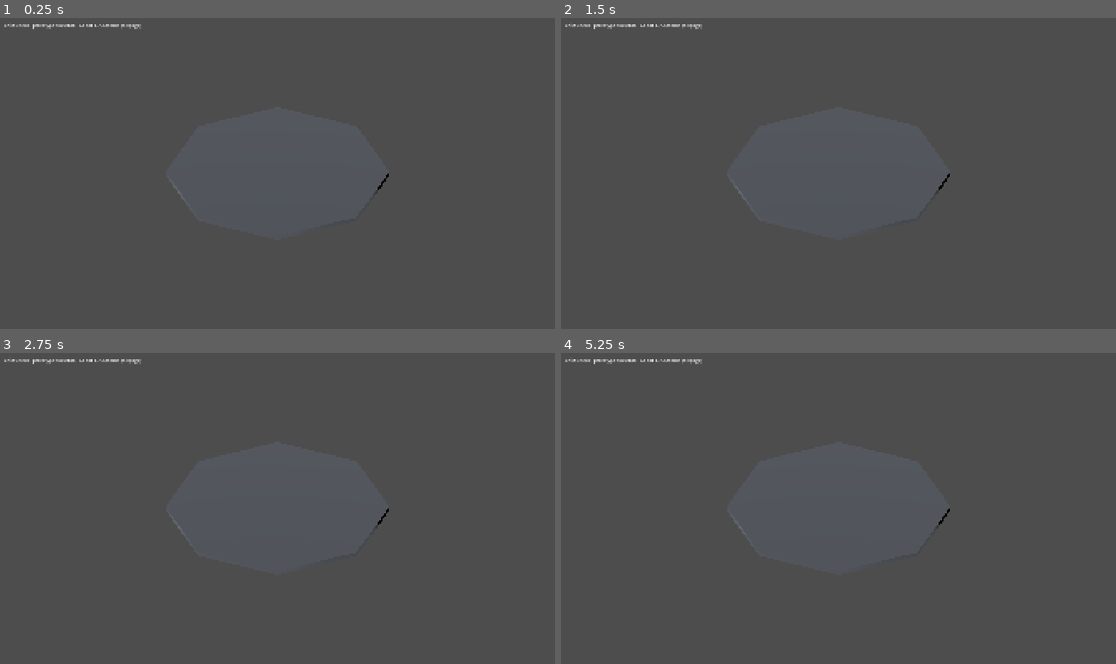
Above: before the commit, frames 1-4 (two rows, left to right).
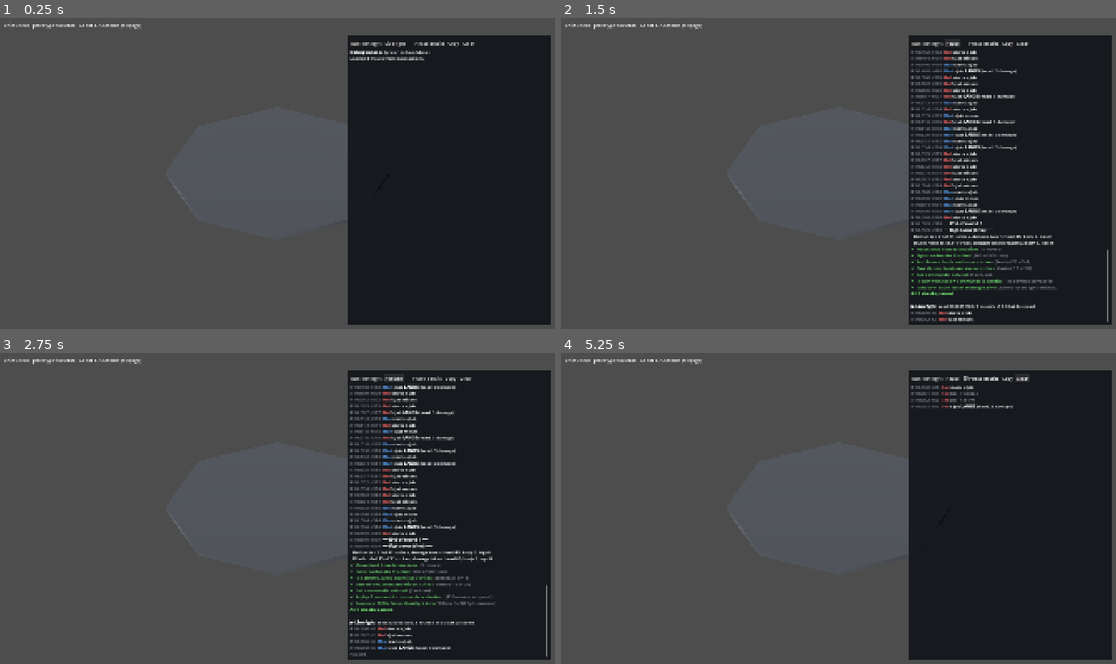
Above: after the commit, the same moments.

Repository: Dazedgenie/DazedMMA
Game: Godot game, scene res://game/main.tscn
Two runs of this game, one before a commit and one after it. Both use one fixed random seed, a clock stepped at 60 frames per second and the inputs below.
Inputs (mouse positions are in pixels of both pictures, inside the frame that each line leads up to):
- Up to frame 1 (0.25 s): no input
- Up to frame 2 (1.5 s): click (927, 42) at 0.5 s, where only the run after the commit has a clickable "Run test fight"; click (955, 42) at 1.25 s, where only the run after the commit has a clickable "Live fight"
- Up to frame 3 (2.75 s): click (394, 377) at 2 s, where only the run after the commit has a clickable "Pause"
- Up to frame 4 (5.25 s): click (955, 377) at 2.75 s, where only the run after the commit has a clickable "Resume"; click (982, 377) at 3.5 s, where only the run after the commit has a clickable "Phase details"; click (1005, 377) at 4.25 s, where only the run after the commit has a clickable "Copy"; click (1021, 377) at 5 s, where only the run after the commit has a clickable "Clear"

The runs differ from the first frame. In frame 1, 34% of the frame differs, in the area x 62-100%, y 5-99%; in frame 2, 32%; in frame 3, 32%; in frame 4, 34%.

Commit message:
Add in-game debug console with a "Run test fight" self-check
A console panel in the main scene prints fight engine events as readable
lines. "Run test fight" plays a one-round check fight and reports seven
pass/fail checks (data loads, bell, strikes, refused command, replay,
speed); "Live fight" plays a full fight at 2x speed. Toggle with `.

Co-Authored-By: Claude Opus 5.5 <noreply@anthropic.com>
Claude-Session: https://claude.ai/code/session_01Jb3zoqnAhQHUjvUpixKNmA

Diff:
--- a/game/main.tscn
+++ b/game/main.tscn
@@ -1,6 +1,7 @@
-[gd_scene load_steps=4 format=3]
+[gd_scene load_steps=5 format=3]
 
 [ext_resource type="Script" path="res://game/main.gd" id="1"]
+[ext_resource type="Script" path="res://ui/debug_console.gd" id="2"]
 
 [sub_resource type="CylinderMesh" id="ArenaMesh"]
 top_radius = 5.0
@@ -33,3 +34,6 @@
 offset_top = 16.0
 offset_right = 800.0
 offset_bottom = 48.0
+
+[node name="DebugConsole" type="PanelContainer" parent="UI"]
+script = ExtResource("2")
--- /dev/null
+++ b/game/sim_check.gd
@@ -0,0 +1,80 @@
+class_name SimCheck
+extends RefCounted
+## A short self-check fight for the debug console's "Run test fight" button.
+##
+## Plays one 60-second round with a few scripted commands (one deliberately bad),
+## then replays it from seed + command log and checks that the core pieces work:
+## data loads, the clock reaches the bell, strikes land and miss, bad commands are
+## refused, and the replay is identical (docs/04-tech-and-production.md §2.2).
+
+const ROUND_SECONDS: int = 60
+
+## The fight that was checked, so the console can print its events.
+var sim: FightSim
+## [{name, passed, detail}] in the order they were checked.
+var results: Array[Dictionary] = []
+var elapsed_ms: float = 0.0
+
+
+static func run(fight_seed: int, actions: ActionLibrary = null) -> SimCheck:
+	var check := SimCheck.new()
+	check._run(fight_seed, actions if actions != null else ActionLibrary.load_dir())
+	return check
+
+
+func passed() -> bool:
+	for r in results:
+		if not r.passed:
+			return false
+	return not results.is_empty()
+
+
+static func default_fighters() -> Array[FighterState]:
+	return [
+		FighterState.new("Red", { "boxing": 60, "speed": 55, "striking_defense": 50 }),
+		FighterState.new("Blue", { "boxing": 50, "speed": 50, "striking_defense": 55 }),
+	]
+
+
+func _run(fight_seed: int, actions: ActionLibrary) -> void:
+	_check("Moves load from data/actions", actions.ids().size() > 0, "%d moves" % actions.ids().size())
+	if actions.ids().is_empty():
+		return
+
+	var started: int = Time.get_ticks_usec()
+	sim = FightSim.new(fight_seed, default_fighters(), actions, 1, ROUND_SECONDS)
+	sim.submit(FightCommand.queue_action(20, 0, "body_kick"))
+	sim.submit(FightCommand.queue_action(40, 1, "double_leg"))
+	sim.submit(FightCommand.queue_action(60, 0, "not_a_real_move"))
+	sim.run_to_end()
+	elapsed_ms = (Time.get_ticks_usec() - started) / 1000.0
+
+	var expected_ticks: int = ROUND_SECONDS * FightClock.TICKS_PER_SECOND
+	_check("Fight reaches the final bell", sim.is_over() and sim.now == expected_ticks,
+		"%d of %d ticks" % [sim.now, expected_ticks])
+	for f in sim.fighters:
+		_check("%s throws, lands and misses strikes" % f.name,
+			f.strikes_thrown > 0 and f.strikes_landed > 0 and f.strikes_landed < f.strikes_thrown,
+			"landed %d of %d" % [f.strikes_landed, f.strikes_thrown])
+	_check("Bad command is refused", _count(FightEvent.COMMAND_REJECTED) == 1,
+		"%d refused" % _count(FightEvent.COMMAND_REJECTED))
+
+	var replayed: FightSim = FightSim.replay(fight_seed, default_fighters(), actions, sim.command_log_as_dicts(), 1, ROUND_SECONDS)
+	_check("Replay from seed + commands is identical",
+		JSON.stringify(replayed.events_as_dicts()) == JSON.stringify(sim.events_as_dicts()),
+		"%d events compared" % sim.events.size())
+	# 60 fight-seconds at 1000x = 60 ms (docs/01 §2).
+	_check("Runs over 1000x faster than fight time", elapsed_ms < ROUND_SECONDS,
+		"%.1f ms for %d fight-seconds" % [elapsed_ms, ROUND_SECONDS])
+
+
+func _check(check_name: String, ok: bool, detail: String) -> void:
+	results.append({ "name": check_name, "passed": ok, "detail": detail })
+
+
+func _count(type: String) -> int:
+	var n: int = 0
+	for e in sim.events:
+		if e.type == type:
+			n += 1
+	return n
--- /dev/null
+++ b/tests/game/test_sim_check.gd
@@ -0,0 +1,16 @@
+extends GutTest
+## SimCheck: the short self-check fight behind the debug console's "Run test fight" button.
+
+
+func test_the_self_check_passes_on_a_healthy_build() -> void:
+	for fight_seed in [1, 2, 3, 99, 123456]:
+		var check: SimCheck = SimCheck.run(fight_seed)
+		for r in check.results:
+			assert_true(r.passed, "seed %d: %s (%s)" % [fight_seed, r.name, r.detail])
+		assert_true(check.passed())
+
+
+func test_the_self_check_fails_when_no_moves_load() -> void:
+	var check: SimCheck = SimCheck.run(1, ActionLibrary.new())
+	assert_false(check.passed())
+	assert_eq(check.results[0].name, "Moves load from data/actions")
--- /dev/null
+++ b/tests/ui/test_debug_console.gd
@@ -0,0 +1,14 @@
+extends GutTest
+## DebugConsole: the in-game developer console.
+
+
+func test_run_test_fight_prints_the_fight_and_a_pass_verdict() -> void:
+	var console := DebugConsole.new()
+	console.echo_to_output = false
+	add_child_autofree(console)
+	var check: SimCheck = console.run_test_fight()
+	var text: String = console._log.get_parsed_text()
+	assert_true(check.passed())
+	assert_string_contains(text, "Test fight")
+	assert_string_contains(text, "End of round 1")
+	assert_string_contains(text, "All %d checks passed." % check.results.size())
--- /dev/null
+++ b/tests/ui/test_fight_log_formatter.gd
@@ -0,0 +1,29 @@
+extends GutTest
+## FightLogFormatter: readable console lines for fight events.
+
+var _sim: FightSim
+
+
+func before_each() -> void:
+	_sim = FightSim.new(1, SimCheck.default_fighters(), ActionLibrary.load_dir())
+
+
+func _plain(bbcode: String) -> String:
+	return RegEx.create_from_string("\\[[^\\]]*\\]").sub(bbcode, "", true)
+
+
+func test_a_landed_strike_names_the_fighter_move_target_and_damage() -> void:
+	var e := FightEvent.new(34, 1, FightEvent.STRIKE_LANDED, 0, { "action_id": "jab", "target": "head", "damage": 3 })
+	assert_eq(_plain(FightLogFormatter.line(e, _sim)), "R1 0:03.4  t34  Red's Jab LANDS (head, 3 damage)")
+
+
+func test_time_is_counted_from_the_start_of_the_events_round() -> void:
+	var e := FightEvent.new(3000 + 615, 2, FightEvent.STRIKE_MISSED, 1, { "action_id": "jab", "target": "head" })
+	assert_eq(FightLogFormatter.time_label(e, 300), "R2 1:01.5")
+
+
+func test_only_the_start_of_a_move_is_shown_without_phase_details() -> void:
+	var start := FightEvent.new(0, 1, FightEvent.ACTION_PHASE, 0, { "action_id": "jab", "phase": "telegraph" })
+	var windup := FightEvent.new(1, 1, FightEvent.ACTION_PHASE, 0, { "action_id": "jab", "phase": "windup" })
+	assert_false(FightLogFormatter.is_detail(start))
+	assert_true(FightLogFormatter.is_detail(windup))
--- /dev/null
+++ b/ui/debug_console.gd
@@ -0,0 +1,162 @@
+class_name DebugConsole
+extends PanelContainer
+## Developer console: shows what the fight engine is doing, line by line.
+##
+## - "Run test fight" plays a short check fight instantly and reports pass/fail (SimCheck).
+## - "Live fight" plays a full fight in real time at Normal speed (2x, docs/01 §2).
+## - Toggle the window with the ` key (left of 1). "Copy" puts the log on the clipboard
+##   for bug reports; the seed is printed with every fight so it can be replayed.
+
+const MAX_LINES: int = 2000
+const TOGGLE_KEY: Key = KEY_QUOTELEFT
+## Normal speed: 2x fight time, so 20 ticks per real second.
+const LIVE_TICKS_PER_SECOND: float = 20.0
+
+## Also print every line to Godot's Output panel (and the terminal).
+var echo_to_output: bool = true
+
+var _log: RichTextLabel
+var _live_button: Button
+var _details_toggle: CheckBox
+var _actions: ActionLibrary
+var _live_sim: FightSim
+var _live_paused: bool = false
+var _tick_budget: float = 0.0
+
+
+func _ready() -> void:
+	_actions = ActionLibrary.load_dir()
+	_build()
+	write("[b]Debug console[/b]  (press ` to hide/show)")
+	write("Loaded %d moves from data/actions." % _actions.ids().size())
+
+
+func _unhandled_input(event: InputEvent) -> void:
+	if event is InputEventKey and event.pressed and not event.echo and event.keycode == TOGGLE_KEY:
+		visible = not visible
+		get_viewport().set_input_as_handled()
+
+
+func _process(delta: float) -> void:
+	if _live_sim == null or _live_paused or _live_sim.is_over():
+		return
+	_tick_budget += delta * LIVE_TICKS_PER_SECOND
+	while _tick_budget >= 1.0 and not _live_sim.is_over():
+		_tick_budget -= 1.0
+		_live_sim.tick()
+	if _live_sim.is_over():
+		_print_summary(_live_sim)
+		_live_button.text = "Live fight"
+
+
+## Adds one line (BBCode) to the console and to Godot's Output panel.
+func write(text: String) -> void:
+	_log.append_text(text + "\n")
+	while _log.get_paragraph_count() > MAX_LINES:
+		_log.remove_paragraph(0)
+	if echo_to_output:
+		print_rich(text)
+
+
+func run_test_fight() -> SimCheck:
+	_stop_live()
+	var fight_seed: int = randi()
+	write("")
+	write("[b]▶ Test fight[/b]  seed %d, 1 round of %d s" % [fight_seed, SimCheck.ROUND_SECONDS])
+	var check: SimCheck = SimCheck.run(fight_seed, _actions)
+	if check.sim != null:
+		for e in check.sim.events:
+			_write_event(e, check.sim)
+		_print_summary(check.sim)
+	for r in check.results:
+		var colour: String = FightLogFormatter.PASS_COLOUR if r.passed else FightLogFormatter.FAIL_COLOUR
+		write("[color=%s]%s %s[/color]  [color=%s](%s)[/color]" % [
+			colour, "✔" if r.passed else "✘", r.name, FightLogFormatter.DIM_COLOUR, r.detail])
+	if check.passed():
+		write("[color=%s][b]All %d checks passed.[/b][/color]" % [FightLogFormatter.PASS_COLOUR, check.results.size()])
+	else:
+		write("[color=%s][b]Something is wrong: see the ✘ lines above.[/b][/color]" % FightLogFormatter.FAIL_COLOUR)
+	return check
+
+
+func _toggle_live() -> void:
+	if _live_sim != null and not _live_sim.is_over():
+		_live_paused = not _live_paused
+		_live_button.text = "Resume" if _live_paused else "Pause"
+		write("[color=%s]%s[/color]" % [FightLogFormatter.DIM_COLOUR, "Paused" if _live_paused else "Resumed"])
+		return
+	var fight_seed: int = randi()
+	_live_sim = FightSim.new(fight_seed, SimCheck.default_fighters(), _actions)
+	_live_sim.event_emitted.connect(_on_live_event)
+	_live_paused = false
+	_tick_budget = 0.0
+	_live_button.text = "Pause"
+	write("")
+	write("[b]▶ Live fight[/b]  seed %d, 3 rounds of 5:00 at 2x speed" % fight_seed)
+
+
+func _stop_live() -> void:
+	if _live_sim != null and not _live_sim.is_over():
+		write("[color=%s]Live fight stopped.[/color]" % FightLogFormatter.DIM_COLOUR)
+	_live_sim = null
+	_live_button.text = "Live fight"
+
+
+func _on_live_event(event: FightEvent) -> void:
+	_write_event(event, _live_sim)
+
+
+func _write_event(event: FightEvent, sim: FightSim) -> void:
+	if FightLogFormatter.is_detail(event) and not _details_toggle.button_pressed:
+		return
+	write(FightLogFormatter.line(event, sim))
+
+
+func _print_summary(sim: FightSim) -> void:
+	for f in sim.fighters:
+		write("  %s landed %d of %d strikes, damage taken: head %d, body %d, legs %d" % [
+			f.name, f.strikes_landed, f.strikes_thrown, f.damage.head, f.damage.body, f.damage.legs])
+
+
+func _build() -> void:
+	anchor_left = 1.0
+	anchor_right = 1.0
+	anchor_bottom = 1.0
+	offset_left = -720.0
+	offset_top = 64.0
+	offset_right = -16.0
+	offset_bottom = -16.0
+	var style := StyleBoxFlat.new()
+	style.bg_color = Color(0.06, 0.07, 0.09, 0.88)
+	style.set_corner_radius_all(6)
+	style.set_content_margin_all(10)
+	add_theme_stylebox_override("panel", style)
+
+	var column := VBoxContainer.new()
+	add_child(column)
+	var bar := HBoxContainer.new()
+	column.add_child(bar)
+	_add_button(bar, "Run test fight", run_test_fight)
+	_live_button = _add_button(bar, "Live fight", _toggle_live)
+	_details_toggle = CheckBox.new()
+	_details_toggle.text = "Phase details"
+	bar.add_child(_details_toggle)
+	_add_button(bar, "Copy", func() -> void: DisplayServer.clipboard_set(_log.get_parsed_text()))
+	_add_button(bar, "Clear", func() -> void: _log.clear())
+
+	_log = RichTextLabel.new()
+	_log.bbcode_enabled = true
+	_log.scroll_following = true
+	_log.selection_enabled = true
+	_log.size_flags_vertical = Control.SIZE_EXPAND_FILL
+	_log.add_theme_font_size_override("normal_font_size", 15)
+	_log.add_theme_font_size_override("bold_font_size", 15)
+	column.add_child(_log)
+
+
+func _add_button(parent: Control, label: String, on_press: Callable) -> Button:
+	var button := Button.new()
+	button.text = label
+	button.pressed.connect(on_press)
+	parent.add_child(button)
+	return button
--- /dev/null
+++ b/ui/fight_log_formatter.gd
@@ -0,0 +1,62 @@
+class_name FightLogFormatter
+extends RefCounted
+## Turns FightEvents into readable console lines (BBCode) for the debug console.
+## Presentation only: reads events and the sim's fighters/actions, never changes them.
+
+const FIGHTER_COLOURS: Array[String] = ["#ff6b6b", "#5fa8ff"]
+const PASS_COLOUR := "#6bd66b"
+const FAIL_COLOUR := "#ff5555"
+const DIM_COLOUR := "#8a8f98"
+
+
+## Phase changes are noisy; the console hides them unless "phase details" is on.
+static func is_detail(event: FightEvent) -> bool:
+	if event.type == FightEvent.ACTION_ENDED:
+		return true
+	return event.type == FightEvent.ACTION_PHASE and event.data.phase != "telegraph"
+
+
+## Fight time since the start of the event's round, e.g. "R1 0:03.4".
+static func time_label(event: FightEvent, round_seconds: int) -> String:
+	var ticks_per_round: int = round_seconds * FightClock.TICKS_PER_SECOND
+	var in_round: int = event.tick - (event.round_number - 1) * ticks_per_round
+	var seconds: int = in_round / FightClock.TICKS_PER_SECOND
+	var tenths: int = in_round % FightClock.TICKS_PER_SECOND
+	return "R%d %d:%02d.%d" % [event.round_number, seconds / 60, seconds % 60, tenths]
+
+
+static func line(event: FightEvent, sim: FightSim) -> String:
+	var stamp: String = "[color=%s]%s  t%d[/color]  " % [DIM_COLOUR, time_label(event, sim.clock.round_seconds), event.tick]
+	return stamp + _describe(event, sim)
+
+
+static func _describe(event: FightEvent, sim: FightSim) -> String:
+	var who: String = _fighter(event.actor, sim)
+	match event.type:
+		FightEvent.ACTION_PHASE:
+			if event.data.phase == "telegraph":
+				return "%s starts a %s" % [who, _action_name(event.data.action_id, sim)]
+			return "[color=%s]%s %s → %s[/color]" % [DIM_COLOUR, who, _action_name(event.data.action_id, sim), event.data.phase]
+		FightEvent.ACTION_ENDED:
+			return "[color=%s]%s %s finished[/color]" % [DIM_COLOUR, who, _action_name(event.data.action_id, sim)]
+		FightEvent.STRIKE_LANDED:
+			return "%s's %s [b]LANDS[/b] (%s, %d damage)" % [who, _action_name(event.data.action_id, sim), event.data.target, event.data.damage]
+		FightEvent.STRIKE_MISSED:
+			return "%s's %s misses" % [who, _action_name(event.data.action_id, sim)]
+		FightEvent.COMMAND_REJECTED:
+			return "[color=%s]Command refused for %s: %s[/color]" % [FAIL_COLOUR, who, event.data.reason]
+		FightEvent.ROUND_ENDED:
+			return "[b]── End of round %d ──[/b]" % event.round_number
+		FightEvent.FIGHT_ENDED:
+			return "[b]── Fight over (%s) ──[/b]" % event.data.result
+	return "%s %s %s" % [who, event.type, JSON.stringify(event.data)]
+
+
+static func _fighter(index: int, sim: FightSim) -> String:
+	if index < 0 or index >= sim.fighters.size():
+		return "?" if index != FightEvent.NO_ACTOR else ""
+	return "[color=%s]%s[/color]" % [FIGHTER_COLOURS[index], sim.fighters[index].name]
+
+
+static func _action_name(id: String, sim: FightSim) -> String:
+	return String(sim.actions.get_action(id).name) if sim.actions.has(id) else id
Not shown, added: game/sim_check.gd.uid
Not shown, added: tests/game/test_sim_check.gd.uid
Not shown, added: tests/ui/test_debug_console.gd.uid
Not shown, added: tests/ui/test_fight_log_formatter.gd.uid
Not shown, added: ui/debug_console.gd.uid
Not shown, added: ui/fight_log_formatter.gd.uid
Not shown, changed: ui/README.md
